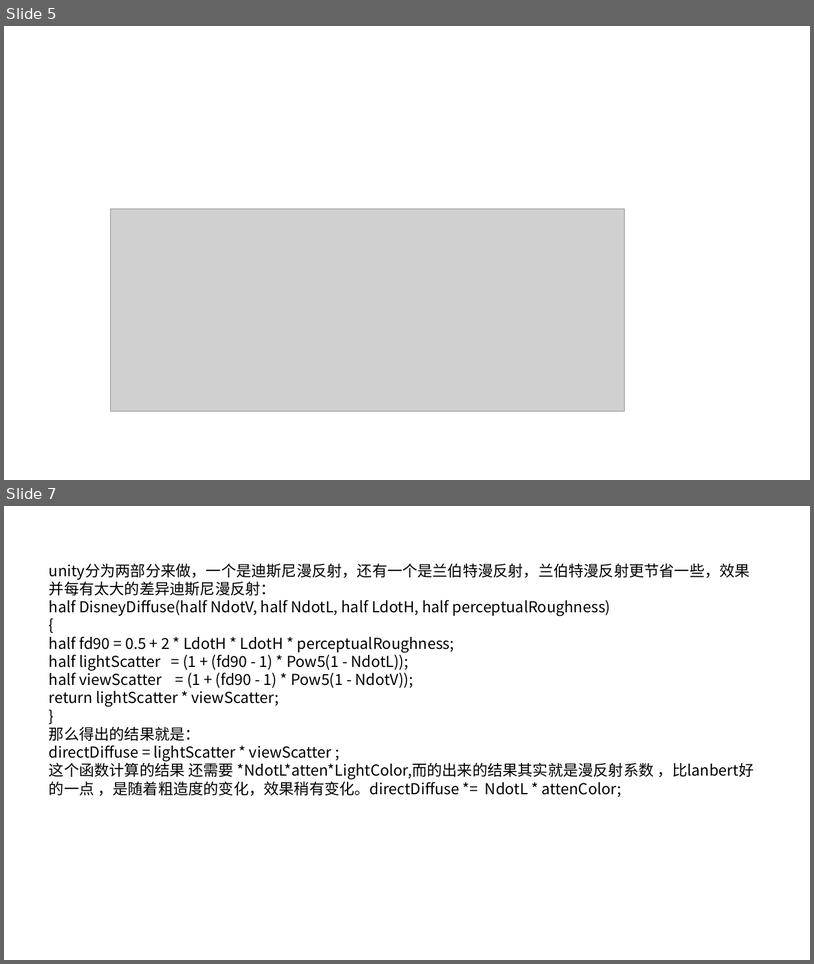
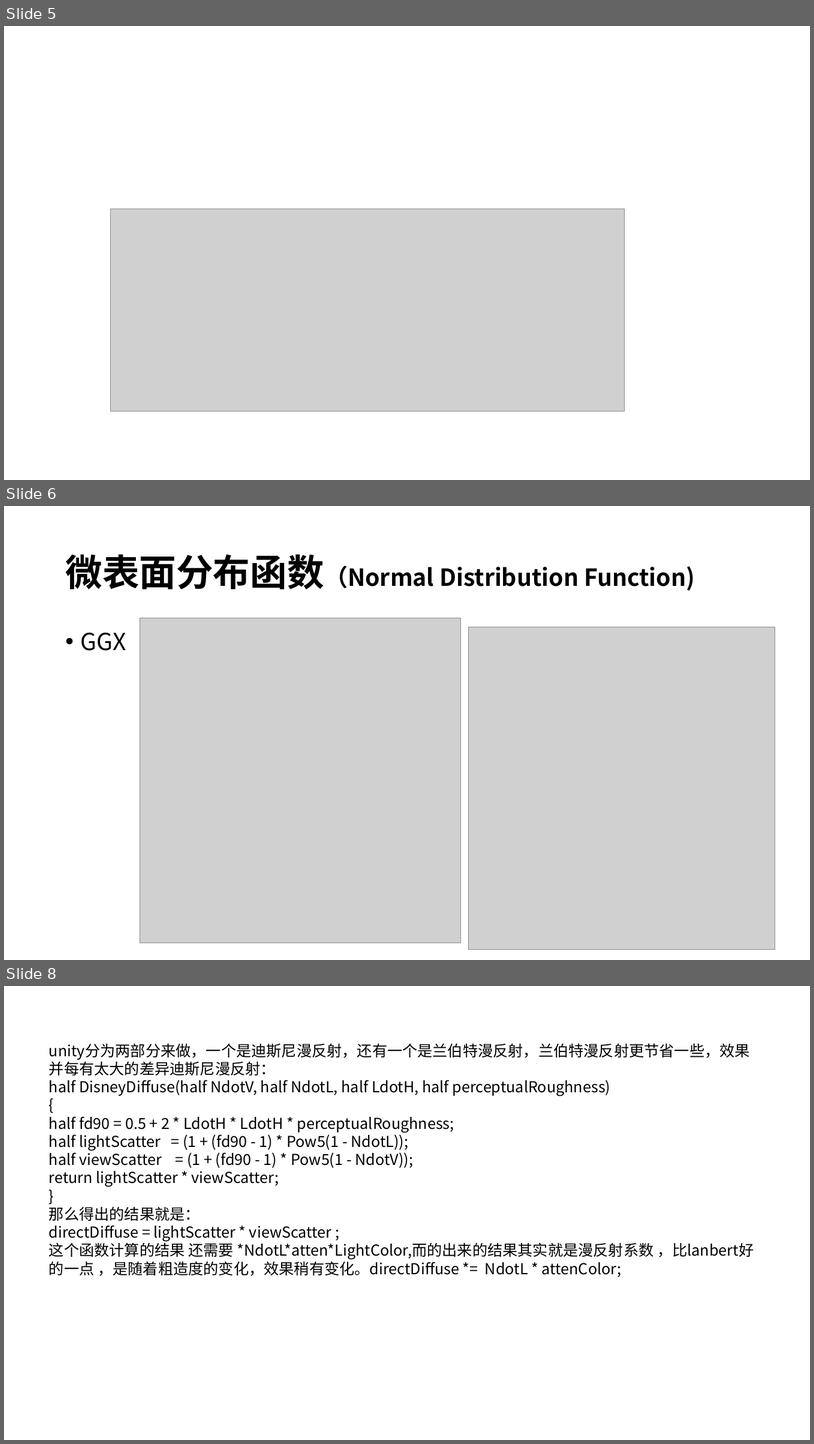
Before and after one commit to luxuia/pbr_demo, a slide deck: pbr和npr.pptx. Shown one above the other, each under a label of ours: slides 5 and 7 before the commit, slides 5, 6 and 8 after it; the slides between them are not shown. The pictures are 814x964 and 814x1444 pixels, drawn with LibreOffice and Linux fonts; fonts in the diff are those of the drawing; grey boxes stand for pictures. Boxes give left, top, right and bottom in pixels: in the first picture for what was removed or moved away, otherwise in the second. Text is boxed around its words. In the diff, an @@ line names an element or a change of style, - is before the commit and + after.

```diff
--- a/pbr和npr.pptx
+++ b/pbr和npr.pptx
@@ slide 6 added at (4, 506, 810, 960), background #FFFFFF @@
@@ title added at (65, 554, 695, 591), 28 pt, text #000000, bold @@
+微表面分布函数（Normal Distribution Function)
@@ picture added at (140, 618, 461, 943) @@
@@ picture added at (468, 627, 776, 949) @@
@@ text added at (81, 632, 126, 651), 28 pt, text #000000 @@
+• GGX
@@ what was slide 7 is now slide 8 @@
```
Also in this commit, not shown: 1 other slide added, 1 slide removed, 1 other file.
